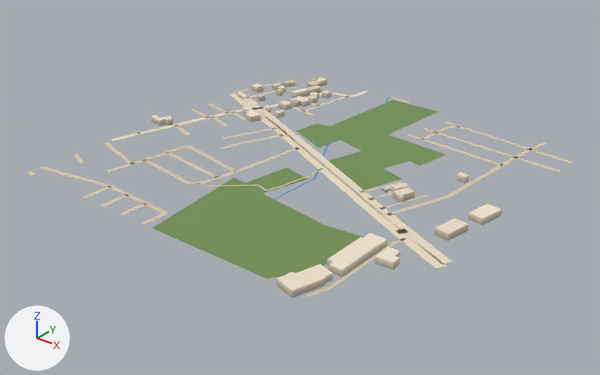
The glTF model public/assets/bengaluru-region-v1/tiles/t28_-19-l0.glb as it was, and as the next commit left it.
The view is the same before and after, from a camera (50 mm lens) standing at (14825.0, -10005.0, 422.0) and looking at (14242.0, -9276.0, -30.0). The axes (+X, +Y, +Z) are drawn at lower left. The lights are the same throughout. The older version comes first. Vertices at exactly the same position are counted once.

Objects in the first picture: 'building', 'ground' and 1 more.
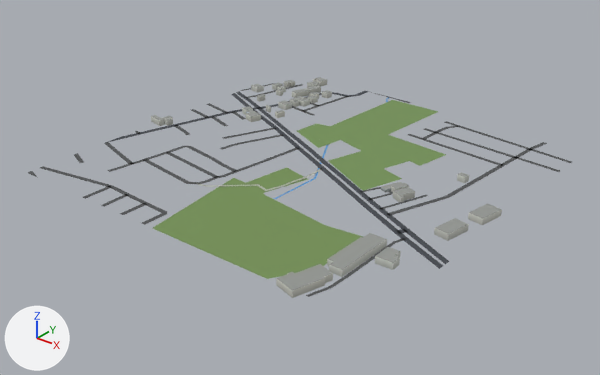
What differs and where, as boxes [x1, y1, x2, y2] in the pictures (600 x 375 px; the box of a moved part takes in the faces that stretch with it):
part 1 of me_building, recoloured
    both: [151, 77, 502, 298]
part 2 of me_ground, rebuilt
    before: [230, 93, 446, 269]
    after: [231, 93, 443, 269]
part 3 of me_ground, rebuilt
    before: [321, 160, 452, 264]
    after: [321, 161, 449, 264]
part 4 of me_ground, rebuilt
    before: [234, 91, 324, 159]
    after: [236, 91, 322, 159]
part 5 of me_ground, moved or reshaped
    before: [40, 133, 167, 214]
    after: [40, 133, 167, 225]
part 6 of me_ground, reshaped
    both: [348, 91, 411, 103]
part 7 of me_ground, moved or reshaped
    both: [515, 149, 572, 172]
part 8 of me_ground, moved or reshaped
    before: [191, 109, 208, 118]
    after: [191, 109, 209, 118]
part 9 of me_ground, recoloured
    both: [40, 83, 547, 297]

Patch to the scene script:
```diff
--- a/public/assets/bengaluru-region-v1/tiles/t28_-19-l0.glb.py
+++ b/public/assets/bengaluru-region-v1/tiles/t28_-19-l0.glb.py
@@ me_building @@
 # used by ob_building; location = (14000.0, -9500.0, 0.0)
-me_building.from_pydata(...)  # 388 vertices, 518 faces; spans x -13.0..495.0, y -10.0..493.0, z 0.0..8.0
+me_building.from_pydata(...)  # 388 vertices, 648 faces; spans x -13.0..495.0, y -10.0..493.0, z 0.0..8.0
+# me_building part 1: 518 kept faces spanning x -13.0..495.0, y -10.0..493.0, z 0.0..8.0 get new vertex colours
 me_building.materials.append(mat_building)
@@ me_ground @@
 # used by ob_ground; location = (14000.0, -9500.0, 0.0)
-me_ground.from_pydata(...)  # 700 vertices, 693 faces; spans x -4.0..503.0, y -3.0..503.0, z 1.0
+me_ground.from_pydata(...)  # 733 vertices, 722 faces; spans x 0.0..500.0, y 0.0..500.0, z 1.0
+# me_ground part 2: the loose piece of 40 vertices spanning x -3.0..502.0, y 115.0..370.0, z 1.0 is rebuilt with 42 vertices and now spans x 0.0..500.0, y 117.0..368.0, z 1.0
+# me_ground part 3: the loose piece of 26 vertices spanning x 255.0..503.0, y 126.0..256.0, z 1.0 is rebuilt with 26 vertices and now spans x 256.0..500.0, y 128.0..253.0, z 1.0
+# me_ground part 4: the loose piece of 22 vertices spanning x -3.0..253.0, y 249.0..380.0, z 1.0 is rebuilt with 24 vertices and now spans x 0.0..252.0, y 251.0..378.0, z 1.0
+# me_ground part 5: 11 vertices moved from x -4.0..206.0, y 23.0..150.0, z 1.0 to x 0.0..207.0, y 22.0..148.0, z 1.0; 7 vertices removed from x -1.0..205.0, y 29.0..148.0, z 1.0; 23 vertices added at x 0.0..210.0, y 6.0..146.0, z 1.0
+# me_ground part 6: 2 vertices moved from x 197.0, y 497.0..503.0, z 1.0 to x 192.0..229.0, y 497.0..500.0, z 1.0; 2 vertices removed from x 146.0..155.0, y 475.0..477.0, z 1.0; 12 vertices added at x 147.0..193.0, y 474.0..500.0, z 1.0
+# me_ground part 7: 4 vertices removed from x 469.0..471.0, y 404.0..445.0, z 1.0; 4 vertices added at x 474.0..475.0, y 403.0..444.0, z 1.0
+# me_ground part 8: 4 vertices removed from x -1.0..21.0, y 270.0..280.0, z 1.0; 4 vertices added at x 0.0..18.0, y 271.0..280.0, z 1.0
+# me_ground part 9: 313 kept faces spanning x 0.0..451.0, y 0.0..500.0, z 1.0 get new vertex colours; the middle colour goes from beige #d7c9ae to dark grey #535556
+# other edits to the shape of me_ground do not show in these pictures
 me_ground.materials.append(mat_ground)
```
